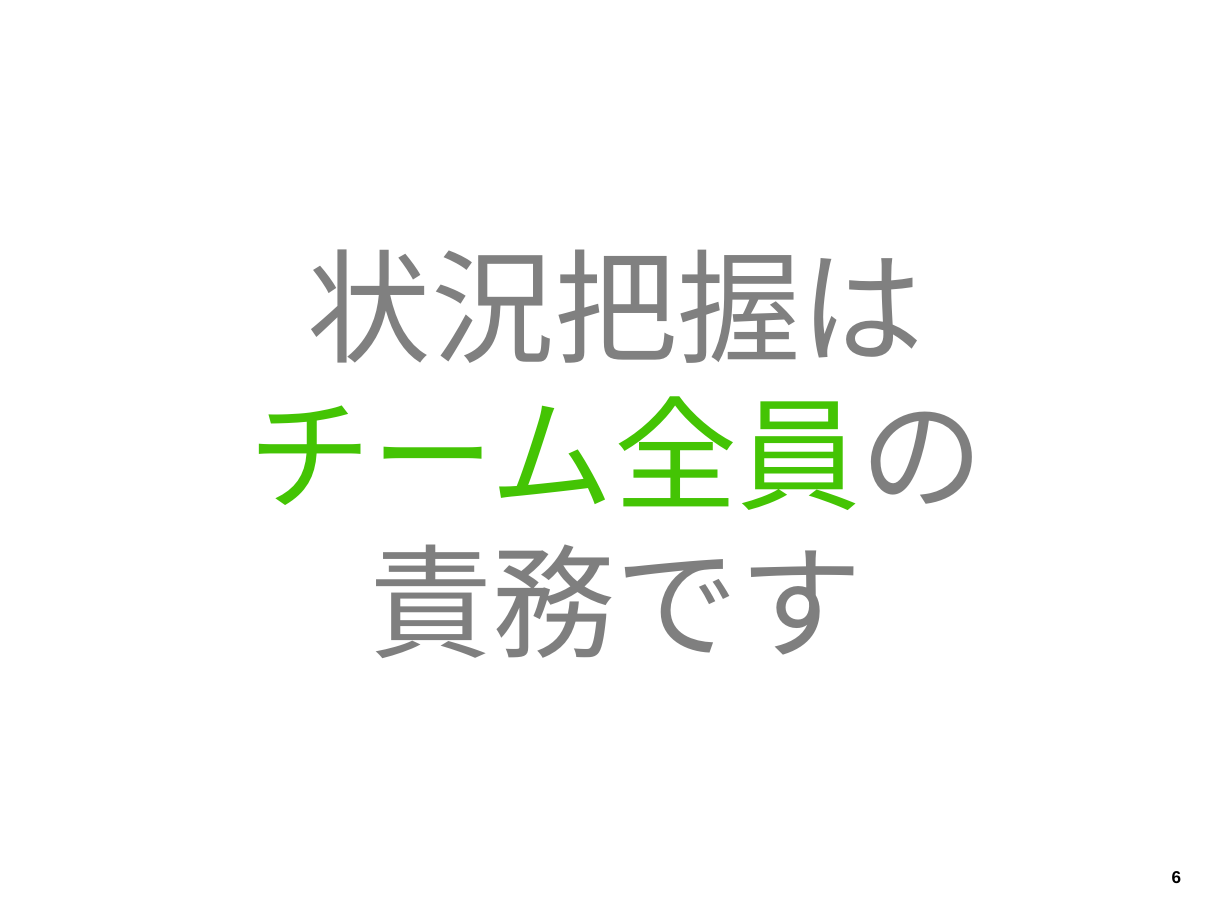
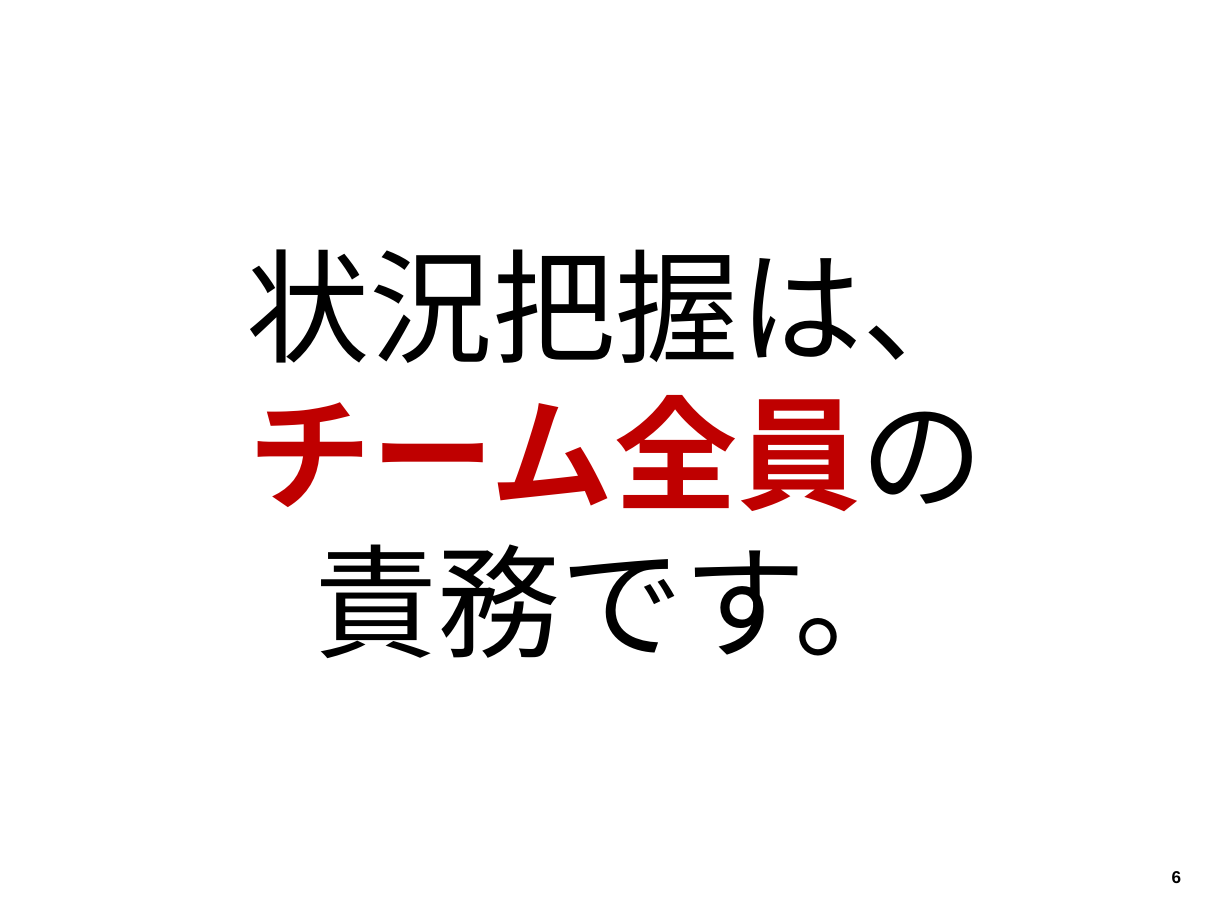
Before and after one commit to hageyahhoo/RSGT2018, a slide deck: slide 6 of MetricsWorkshop.pptx. Drawn at 1232x924 pixels with LibreOffice and Linux fonts; fonts in the diff are those of the drawing. Boxes give left, top, right and bottom in pixels: in the first picture for what was removed or moved away, otherwise in the second. Text is boxed around its words. In the diff, an @@ line names an element or a change of style, - is before the commit and + after.

```diff
--- a/MetricsWorkshop.pptx
+++ b/MetricsWorkshop.pptx
@@ text at box(246, 249, 985, 363): text changed; text colour #808080 to #000000 @@
-状況把握は
+状況把握は、
@@ text at box(248, 395, 984, 511): text colour #44C404 to #BF0000, text colour #7F7F7F to #000000, bold on in "チーム全員の" @@
@@ text at box(314, 544, 918, 658): text changed; text colour #7F7F7F to #000000 @@
-責務です
+責務です。
```
Also in this commit, not shown: 34 other slides changed.
